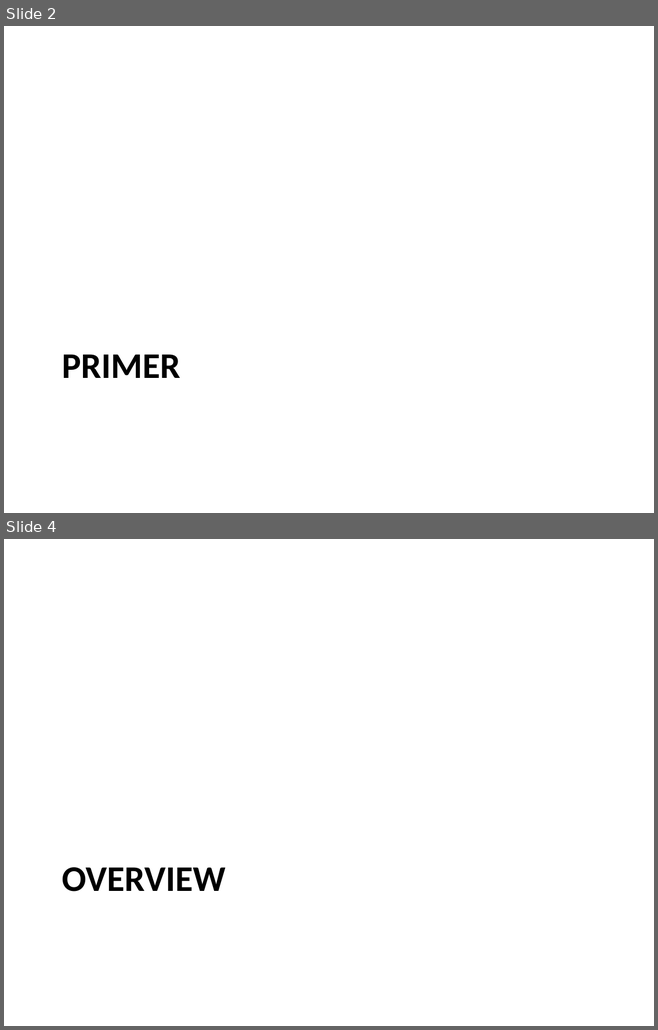
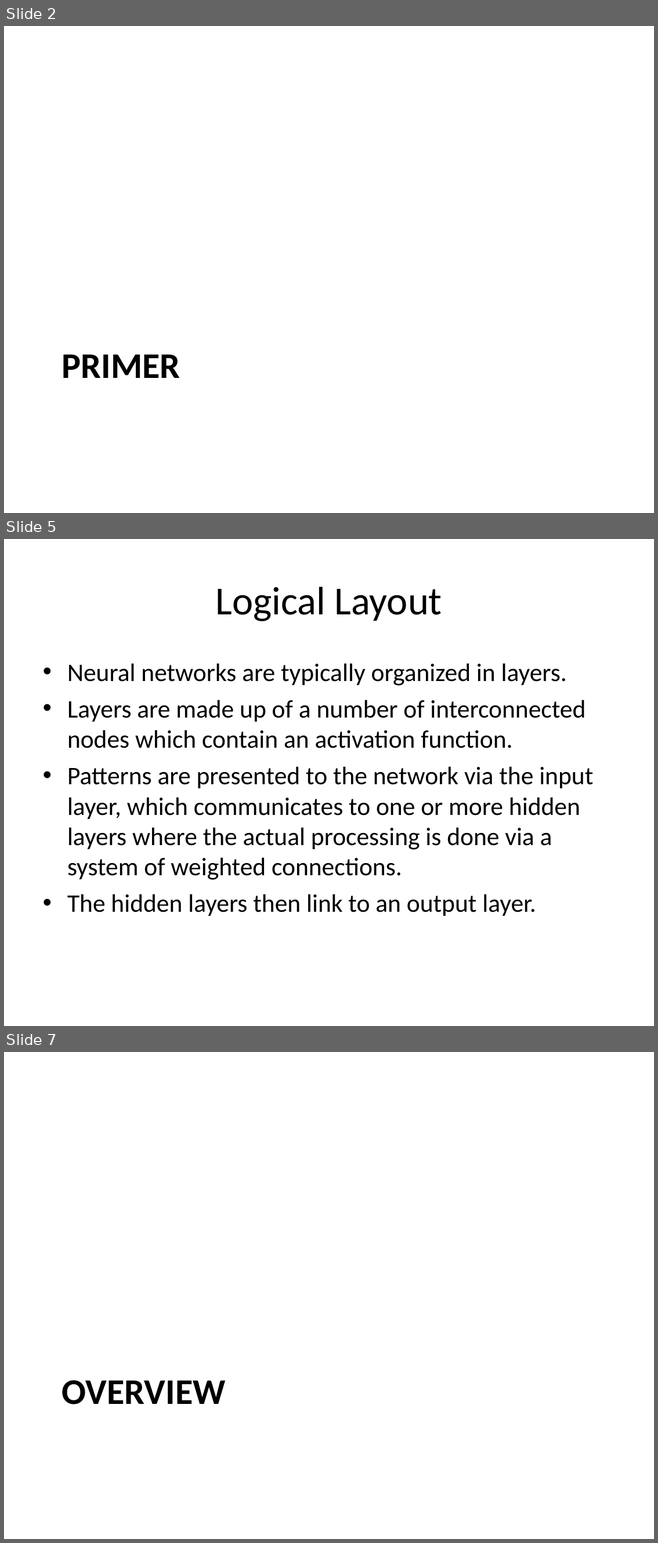
Before and after one commit to mazzas/School, a slide deck: SE4910/Project/Neural Network Toolbox.ppt. Shown one above the other, each under a label of ours: slides 2 and 4 before the commit, slides 2, 5 and 7 after it; the slides between them are not shown. The pictures are 658x1030 and 658x1543 pixels, drawn with LibreOffice and Linux fonts; fonts in the diff are those of the drawing. Boxes give left, top, right and bottom in pixels: in the first picture for what was removed or moved away, otherwise in the second. Text is boxed around its words. In the diff, an @@ line names an element or a change of style, - is before the commit and + after.

```diff
--- a/SE4910/Project/Neural Network Toolbox.ppt
+++ b/SE4910/Project/Neural Network Toolbox.ppt
@@ slide 5 added at (x1=4, y1=539, x2=654, y2=1026), background #FFFFFF @@
@@ title added at (x1=216, y1=587, x2=441, y2=621), 44 pt, text #000000 @@
+Logical Layout
@@ text added at (x1=67, y1=663, x2=593, y2=916), 28 pt, text #000000 @@
+• Neural networks are typically organized in layers.
+• Layers are made up of a number of interconnected nodes which contain an activation function.
+• Patterns are presented to the network via the input layer, which communicates to one or more hidden layers where the actual processing is done via a system of weighted connections.
+• The hidden layers then link to an output layer.
@@ what was slide 4 is now slide 7 @@
```
Also in this commit, not shown: 9 slides changed, 4 other slides added, 2 slides removed, 1 other file.
